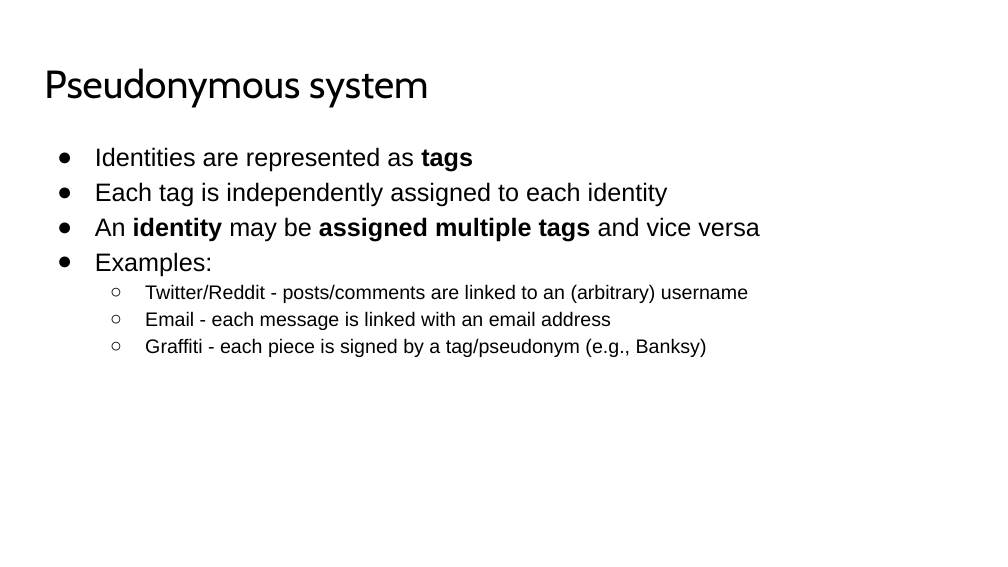
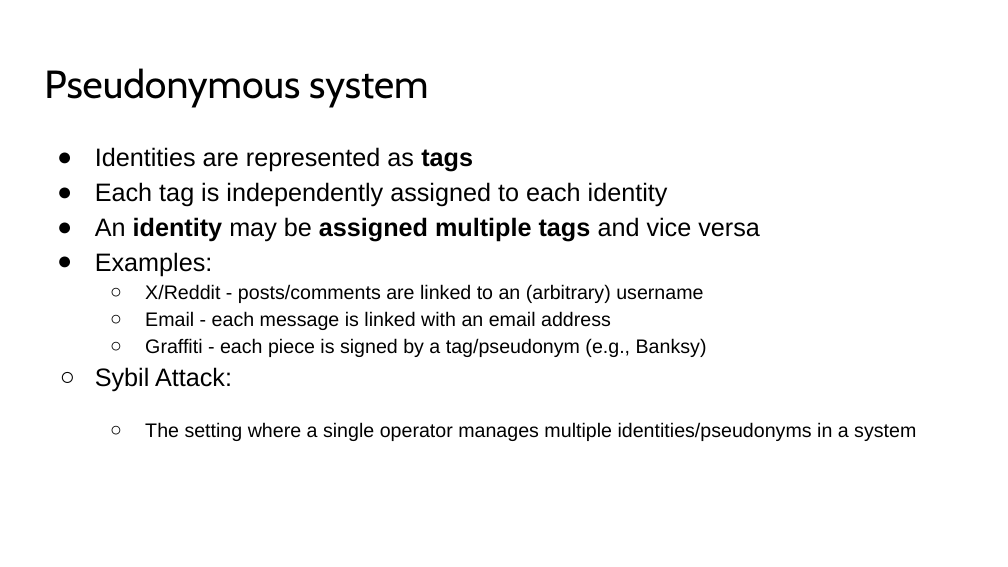
Before and after one commit to solegga/blockchaincourse, a slide deck: slide 3 of BDL2024 - 08 - Anonymity and Privacy, Network Security, Wallets.pptx. Drawn at 1008x567 pixels with LibreOffice and Linux fonts; fonts in the diff are those of the drawing. Boxes give left, top, right and bottom in pixels: in the first picture for what was removed or moved away, otherwise in the second. Text is boxed around its words. In the diff, an @@ line names an element or a change of style, - is before the commit and + after.

```diff
--- a/BDL2024 - 08 - Anonymity and Privacy, Network Security, Wallets.pptx
+++ b/BDL2024 - 08 - Anonymity and Privacy, Network Security, Wallets.pptx
@@ text at [145, 284, 703, 303]: text changed @@
-  ○ Twitter/Reddit - posts/comments are linked to an (arbitrary) username
+  ○ X/Reddit - posts/comments are linked to an (arbitrary) username
@@ text at [95, 367, 916, 441]: paragraphs added @@
+○ Sybil Attack:
+  ○ The setting where a single operator manages multiple identities/pseudonyms in a system
```
Also in this commit, not shown: 14 other slides changed, 2 slides added.
